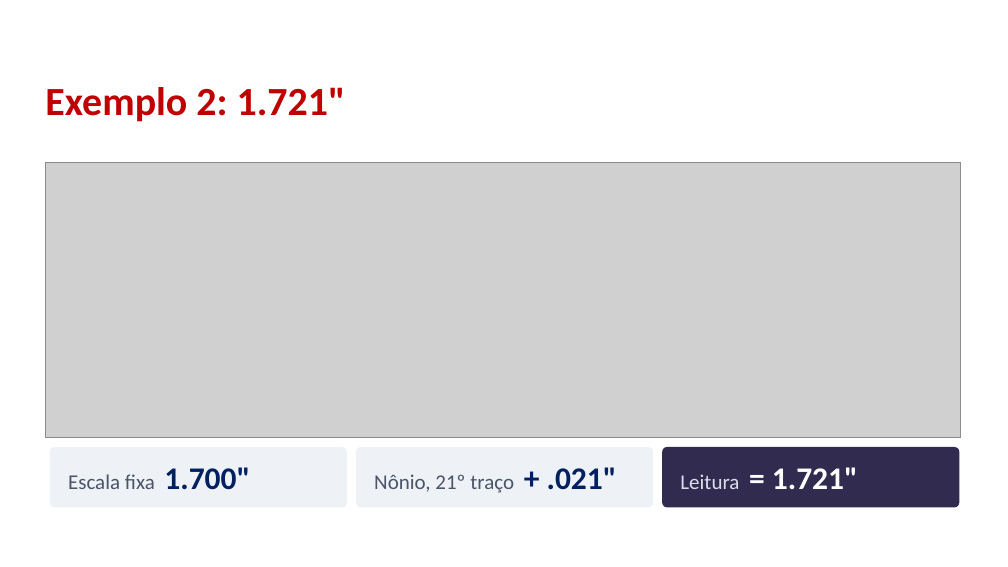
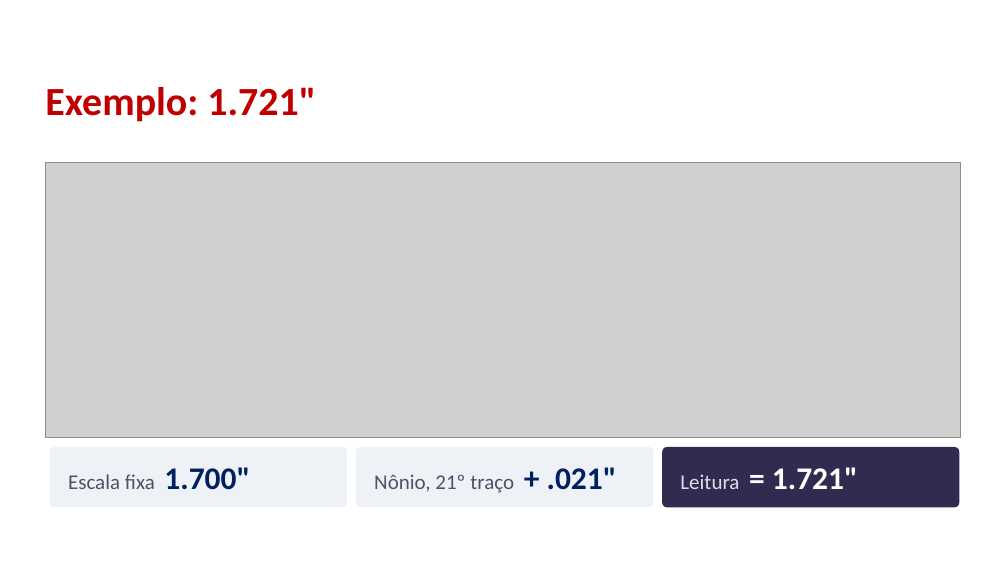
Before and after one commit to martinsrl1-web/fazenda-de-projetos, a slide deck: slide 17 of metrologia/slides/revisao-polegada-tolerancia.pptx (slide 7 before the commit). Drawn at 1008x567 pixels with LibreOffice and Linux fonts; fonts in the diff are those of the drawing; grey boxes stand for pictures; background and template pictures are left out. Boxes give left, top, right and bottom in pixels: in the first picture for what was removed or moved away, otherwise in the second. Text is boxed around its words. In the diff, an @@ line names an element or a change of style, - is before the commit and + after.

```diff
--- a/metrologia/slides/revisao-polegada-tolerancia.pptx
+++ b/metrologia/slides/revisao-polegada-tolerancia.pptx
@@ title at [45,87,316,122]: text changed @@
-Exemplo 2: 1.721"
+Exemplo: 1.721"
```
Also in this commit, not shown: 1 other slide changed, 12 slides added, 2 other files.
